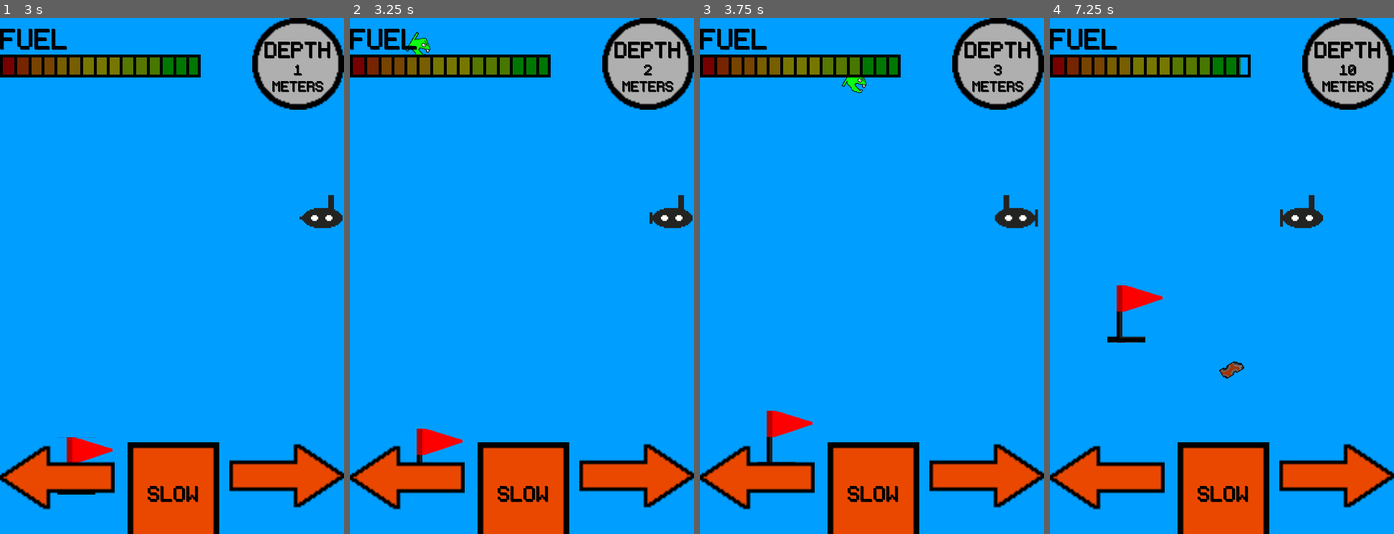
Above: before the commit, frames 1-4 (left to right).
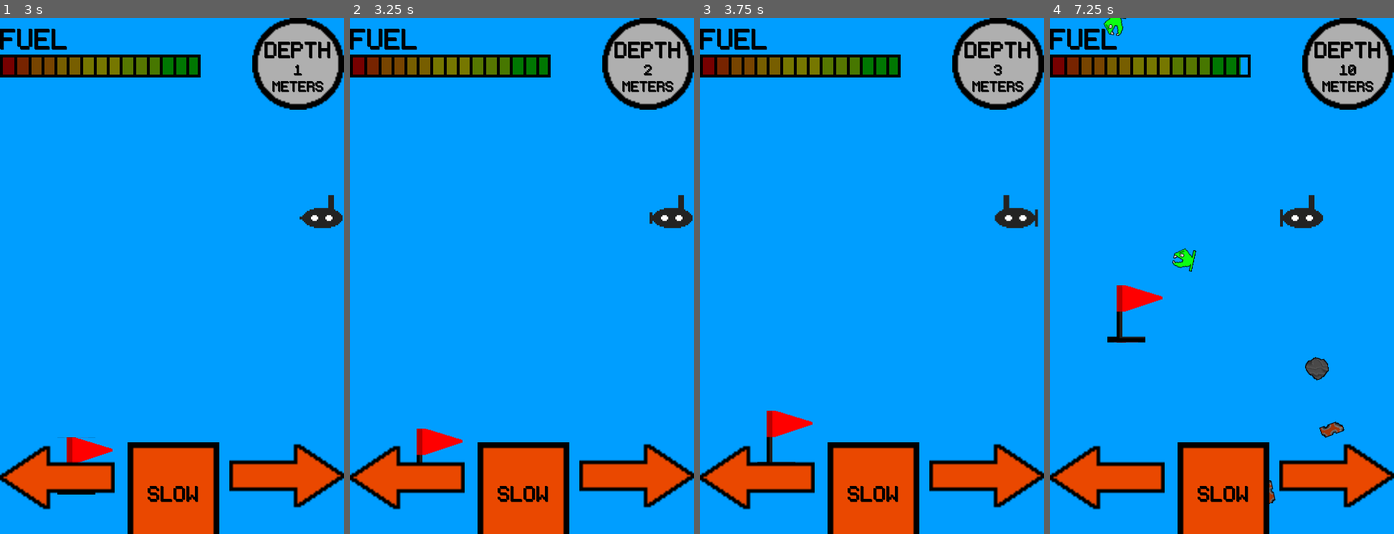
Above: after the commit, the same moments.

Repository: seb-navarro/Endless_Depth
Game: Godot game, scene res://Main/Main.tscn
The game is run twice, just before and just after one commit, with the same random seed, the same clock (stepped at 60 frames per second) and the same inputs. This scene is started directly instead of the project's main scene.
Inputs:
- Up to frame 1 (3 s): hold D (move_right) 0.53-1.28 s; hold A (move_left) 1.28-2.03 s; hold D (move_right) from 2.03 s (still down)
- Up to frame 2 (3.25 s): keep holding D (move_right)
- Up to frame 3 (3.75 s): release D (move_right) at 3.53 s; hold A (move_left) from 3.53 s (still down)
- Up to frame 4 (7.25 s): release A (move_left) at 5.78 s; hold D (move_right) from 5.78 s (still down)

Frame 1 is identical in both runs. In frame 2, 0.2% of the frame differs, in the area x 16-24%, y 2-8%; in frame 3, 0.1%; in frame 4, 0.9%, in the area x 15-86%, y 0-95%.

Commit message:
Created separate spawner scene and script

Diff:
--- a/Camera/camera_2d.gd
+++ b/Camera/camera_2d.gd
@@ -1,8 +1,5 @@
 extends Camera2D
 
-@export var enemy_scene: PackedScene
-@export var rock_scene: PackedScene
-@export var metal_scene: PackedScene
 
 
 # Called when the node enters the scene tree for the first time.
@@ -15,49 +12,3 @@
 # Called every frame. 'delta' is the elapsed time since the previous frame.
 func _process(delta: float) -> void:
 	pass
-
-func _on_enemy_timer_timeout() -> void:
-
-	var enemy = enemy_scene.instantiate()
-
-	var enemy_spawn_location = $EnemyPath/EnemySpawnLocation
-	enemy_spawn_location.progress_ratio = randf()
-
-	var direction = enemy_spawn_location.rotation + PI / 2
-
-	enemy.position = enemy_spawn_location.position
-
-	direction += randf_range(-PI / 4, PI / 4)
-	enemy.rotation = direction
-
-	var velocity = Vector2(randf_range(200, 300), 0)
-	enemy.linear_velocity = velocity.rotated(direction)
-
-	var sprite = enemy.get_node("AnimatedSprite2D")
-
-	if enemy_spawn_location.progress_ratio > 0.5:
-		sprite.flip_v = true
-
-	add_child(enemy)
-
-
-
-func _on_obstacle_timer_timeout() -> void:
-	var choice = randf()
-	var obstacle
-
-	if choice > 0.5:
-		obstacle = rock_scene.instantiate()
-	else:
-		obstacle = metal_scene.instantiate()
-
-	var obstacle_spawn_location = $ObstaclePath/ObstacleSpawnLocation
-	obstacle_spawn_location.progress_ratio = randf()
-
-	obstacle.rotation = randf_range(0, 360)
-
-	obstacle.position = obstacle_spawn_location.position
-
-	obstacle.linear_velocity = Vector2(0, -50)
-
-	add_child(obstacle)
--- a/Main/Main.tscn
+++ b/Main/Main.tscn
@@ -1,9 +1,10 @@
-[gd_scene load_steps=8 format=3 uid="uid://dliulwqq7o3kf"]
+[gd_scene load_steps=9 format=3 uid="uid://dliulwqq7o3kf"]
 
 [ext_resource type="PackedScene" uid="uid://wp7styrjr6eh" path="res://Player/Player.tscn" id="1_75qh5"]
 [ext_resource type="Script" path="res://Main/main.gd" id="1_bguby"]
 [ext_resource type="PackedScene" uid="uid://bw0ocppp3257y" path="res://HUD/hud.tscn" id="4_74q7b"]
 [ext_resource type="PackedScene" uid="uid://b2roys1sxfvi5" path="res://Background/parallax_background.tscn" id="5_hywl2"]
+[ext_resource type="PackedScene" uid="uid://btbk8wv3nrdx" path="res://Spawner/Spawner.tscn" id="5_mluvq"]
 
 [sub_resource type="Animation" id="Animation_5r7q8"]
 length = 0.001
@@ -80,6 +81,9 @@
 "": SubResource("AnimationLibrary_bo4yt")
 }
 
+[node name="Spawner" parent="." instance=ExtResource("5_mluvq")]
+position = Vector2(240, 211)
+
 [connection signal="boost" from="Player" to="." method="_on_player_boost"]
 [connection signal="hit" from="Player" to="." method="_on_player_hit"]
 [connection signal="timeout" from="FuelDeplete" to="." method="_on_fuel_deplete_timeout"]
--- a/Main/main.gd
+++ b/Main/main.gd
@@ -12,6 +12,8 @@
 
 # Called every frame. 'delta' is the elapsed time since the previous frame.
 func _process(delta: float) -> void:
+	$Spawner.position = $Player.position
+
 	if fuel <= 0:
 		game_over()
 
@@ -35,14 +37,14 @@
 
 
 func _on_start_timer_timeout() -> void:
-	$Player/Camera2D/EnemyTimer.start()
-	$Player/Camera2D/ObstacleTimer.start()
+	$Spawner/EnemyTimer.start()
+	$Spawner/ObstacleTimer.start()
 	$FuelDeplete.start()
 	$DepthTimer.start()
 
 func game_over():
-	$Player/Camera2D/EnemyTimer.stop()
-	$Player/Camera2D/ObstacleTimer.stop()
+	$Spawner/EnemyTimer.stop()
+	$Spawner/ObstacleTimer.stop()
 	$FuelDeplete.stop()
 	$DepthTimer.stop()
 	$HUD.show_game_over()
--- a/Player/Player.tscn
+++ b/Player/Player.tscn
@@ -32,9 +32,6 @@
 [ext_resource type="Texture2D" uid="uid://bj0xomaxo8mcn" path="res://assets/art/player/Submarine (hit2).png" id="30_p0kt1"]
 [ext_resource type="Texture2D" uid="uid://fsl1xjlwvcql" path="res://assets/art/player/Submarine (Hit3).png" id="31_satwg"]
 [ext_resource type="Script" path="res://Camera/camera_2d.gd" id="32_bkscu"]
-[ext_resource type="PackedScene" uid="uid://1u56hh1j6n4d" path="res://Enemies/BadFish/BadFish.tscn" id="33_ygo5y"]
-[ext_resource type="PackedScene" uid="uid://rnvcgkfjx7qt" path="res://Obstacles/Rock/RockObstacle.tscn" id="34_llug6"]
-[ext_resource type="PackedScene" uid="uid://ct1wxhf3folve" path="res://Obstacles/Metal/MetalObstacle.tscn" id="35_lrecm"]
 
 [sub_resource type="SpriteFrames" id="SpriteFrames_ntpu6"]
 animations = [{
@@ -144,18 +141,6 @@
 "speed": 12.0
 }]
 
-[sub_resource type="Curve2D" id="Curve2D_atrv1"]
-_data = {
-"points": PackedVector2Array(0, 0, 0, 0, -400, 520, 0, 0, 0, 0, -400, -520, 0, 0, 0, 0, 400, -520, 0, 0, 0, 0, 400, 520)
-}
-point_count = 4
-
-[sub_resource type="Curve2D" id="Curve2D_u24ju"]
-_data = {
-"points": PackedVector2Array(0, 0, 0, 0, -240, 600, 0, 0, 0, 0, 240, 600)
-}
-point_count = 2
-
 [node name="Player" type="Area2D"]
 position = Vector2(240, 360)
 script = ExtResource("1_mxh4d")
@@ -176,28 +161,6 @@
 position_smoothing_enabled = true
 position_smoothing_speed = 2.5
 script = ExtResource("32_bkscu")
-enemy_scene = ExtResource("33_ygo5y")
-rock_scene = ExtResource("34_llug6")
-metal_scene = ExtResource("35_lrecm")
-
-[node name="EnemyTimer" type="Timer" parent="Camera2D"]
-
-[node name="EnemyPath" type="Path2D" parent="Camera2D"]
-curve = SubResource("Curve2D_atrv1")
-
-[node name="EnemySpawnLocation" type="PathFollow2D" parent="Camera2D/EnemyPath"]
-position = Vector2(-400, 520)
-rotation = -1.5708
-
-[node name="ObstaclePath" type="Path2D" parent="Camera2D"]
-curve = SubResource("Curve2D_u24ju")
-
-[node name="ObstacleSpawnLocation" type="PathFollow2D" parent="Camera2D/ObstaclePath"]
-position = Vector2(-240, 600)
-
-[node name="ObstacleTimer" type="Timer" parent="Camera2D"]
 
 [connection signal="body_entered" from="." to="." method="_on_body_entered"]
 [connection signal="timeout" from="HitTimer" to="." method="_on_hit_timer_timeout"]
-[connection signal="timeout" from="Camera2D/EnemyTimer" to="Camera2D" method="_on_enemy_timer_timeout"]
-[connection signal="timeout" from="Camera2D/ObstacleTimer" to="Camera2D" method="_on_obstacle_timer_timeout"]
--- /dev/null
+++ b/Spawner/Spawner.tscn
@@ -0,0 +1,44 @@
+[gd_scene load_steps=7 format=3 uid="uid://btbk8wv3nrdx"]
+
+[ext_resource type="Script" path="res://Spawner/spawner.gd" id="1_wlpt7"]
+[ext_resource type="PackedScene" uid="uid://1u56hh1j6n4d" path="res://Enemies/BadFish/BadFish.tscn" id="2_8vw8w"]
+[ext_resource type="PackedScene" uid="uid://rnvcgkfjx7qt" path="res://Obstacles/Rock/RockObstacle.tscn" id="3_5dg2d"]
+[ext_resource type="PackedScene" uid="uid://ct1wxhf3folve" path="res://Obstacles/Metal/MetalObstacle.tscn" id="4_0cllb"]
+
+[sub_resource type="Curve2D" id="Curve2D_x31oy"]
+_data = {
+"points": PackedVector2Array(0, 0, 0, 0, -400, 520, 0, 0, 0, 0, -400, -520, 0, 0, 0, 0, 400, -520, 0, 0, 0, 0, 400, 520)
+}
+point_count = 4
+
+[sub_resource type="Curve2D" id="Curve2D_37u3r"]
+_data = {
+"points": PackedVector2Array(0, 0, 0, 0, -240, 600, 0, 0, 0, 0, 240, 600)
+}
+point_count = 2
+
+[node name="Spawner" type="Node2D"]
+script = ExtResource("1_wlpt7")
+enemy_scene = ExtResource("2_8vw8w")
+rock_scene = ExtResource("3_5dg2d")
+metal_scene = ExtResource("4_0cllb")
+
+[node name="EnemyTimer" type="Timer" parent="."]
+
+[node name="EnemyPath" type="Path2D" parent="."]
+curve = SubResource("Curve2D_x31oy")
+
+[node name="EnemySpawnLocation" type="PathFollow2D" parent="EnemyPath"]
+position = Vector2(-400, 520)
+rotation = -1.5708
+
+[node name="ObstaclePath" type="Path2D" parent="."]
+curve = SubResource("Curve2D_37u3r")
+
+[node name="ObstacleSpawnLocation" type="PathFollow2D" parent="ObstaclePath"]
+position = Vector2(-240, 600)
+
+[node name="ObstacleTimer" type="Timer" parent="."]
+
+[connection signal="timeout" from="EnemyTimer" to="." method="_on_enemy_timer_timeout"]
+[connection signal="timeout" from="ObstacleTimer" to="." method="_on_obstacle_timer_timeout"]
--- /dev/null
+++ b/Spawner/spawner.gd
@@ -0,0 +1,61 @@
+extends Node2D
+
+@export var enemy_scene: PackedScene
+@export var rock_scene: PackedScene
+@export var metal_scene: PackedScene
+
+# Called when the node enters the scene tree for the first time.
+func _ready() -> void:
+	pass # Replace with function body.
+
+
+# Called every frame. 'delta' is the elapsed time since the previous frame.
+func _process(delta: float) -> void:
+	pass
+
+
+func _on_enemy_timer_timeout() -> void:
+
+	var enemy = enemy_scene.instantiate()
+
+	var enemy_spawn_location = $EnemyPath/EnemySpawnLocation
+	enemy_spawn_location.progress_ratio = randf()
+
+	var direction = enemy_spawn_location.rotation + PI / 2
+
+	enemy.position = enemy_spawn_location.position
+
+	direction += randf_range(-PI / 4, PI / 4)
+	enemy.rotation = direction
+
+	var velocity = Vector2(randf_range(200, 300), 0)
+	enemy.linear_velocity = velocity.rotated(direction)
+
+	var sprite = enemy.get_node("AnimatedSprite2D")
+
+	if enemy_spawn_location.progress_ratio > 0.5:
+		sprite.flip_v = true
+
+	add_child(enemy)
+
+
+
+func _on_obstacle_timer_timeout() -> void:
+	var choice = randf()
+	var obstacle
+
+	if choice > 0.5:
+		obstacle = rock_scene.instantiate()
+	else:
+		obstacle = metal_scene.instantiate()
+
+	var obstacle_spawn_location = $ObstaclePath/ObstacleSpawnLocation
+	obstacle_spawn_location.progress_ratio = randf()
+
+	obstacle.rotation = randf_range(0, 360)
+
+	obstacle.position = obstacle_spawn_location.position
+
+	obstacle.linear_velocity = Vector2(0, -50)
+
+	add_child(obstacle)
Not shown: 1 places in Player/Player.tscn that only renumber resources
